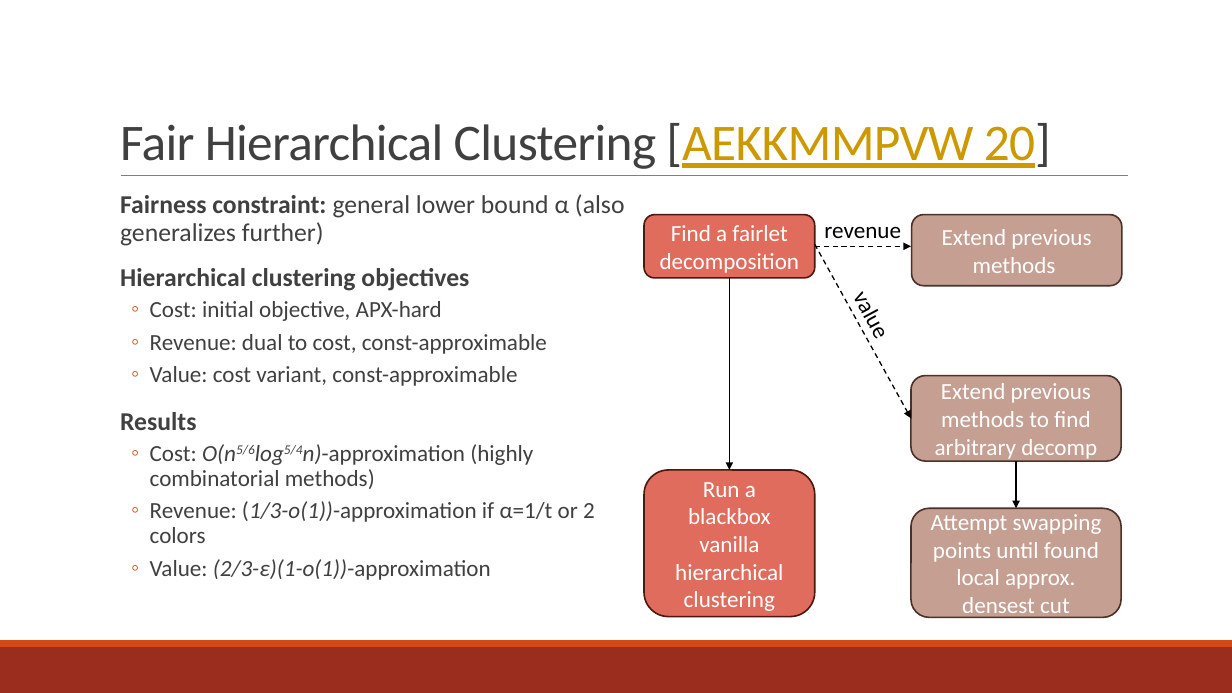
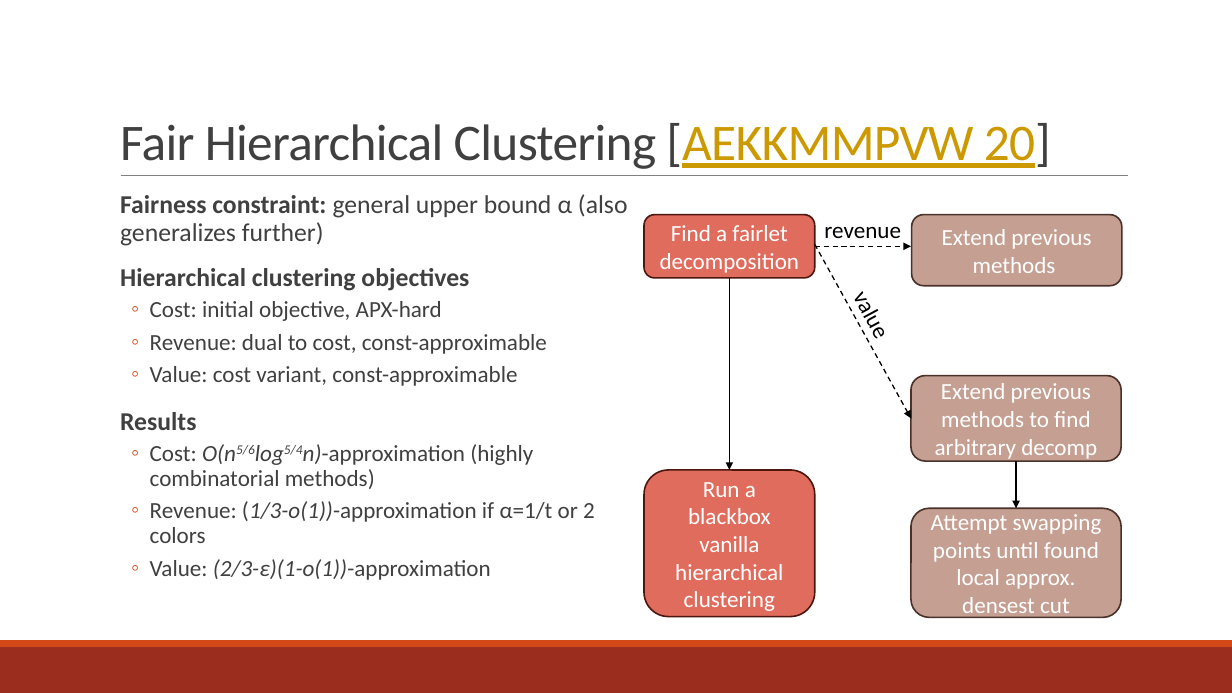
Before and after one commit to faircluster/faircluster.github.io, a slide deck: slide 14 of files/fair-clustering-tutorial-aaai22-slides2.pptx. Drawn at 1232x693 pixels with LibreOffice and Linux fonts; fonts in the diff are those of the drawing. Boxes give left, top, right and bottom in pixels: in the first picture for what was removed or moved away, otherwise in the second. Text is boxed around its words. In the diff, an @@ line names an element or a change of style, - is before the commit and + after.

```diff
--- a/files/fair-clustering-tutorial-aaai22-slides2.pptx
+++ b/files/fair-clustering-tutorial-aaai22-slides2.pptx
@@ text at (120, 194, 628, 246): text changed @@
-  Fairness constraint: general lower bound α (also generalizes further)
+  Fairness constraint: general upper bound α (also generalizes further)
```
Also in this commit, not shown: 5 other slides changed, 1 slide removed, 1 other file.
